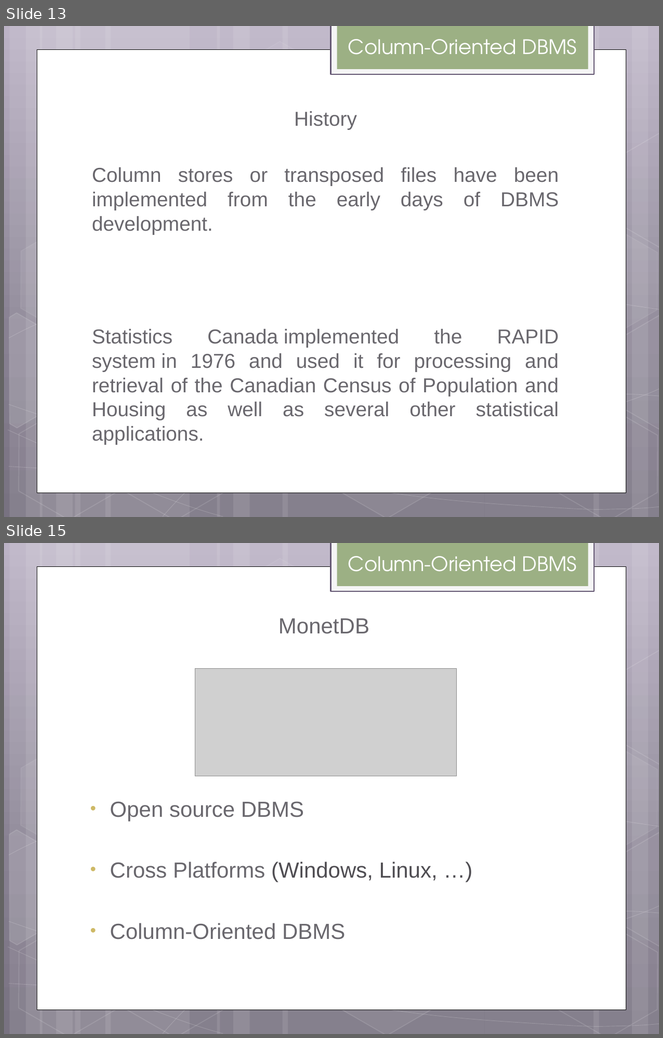
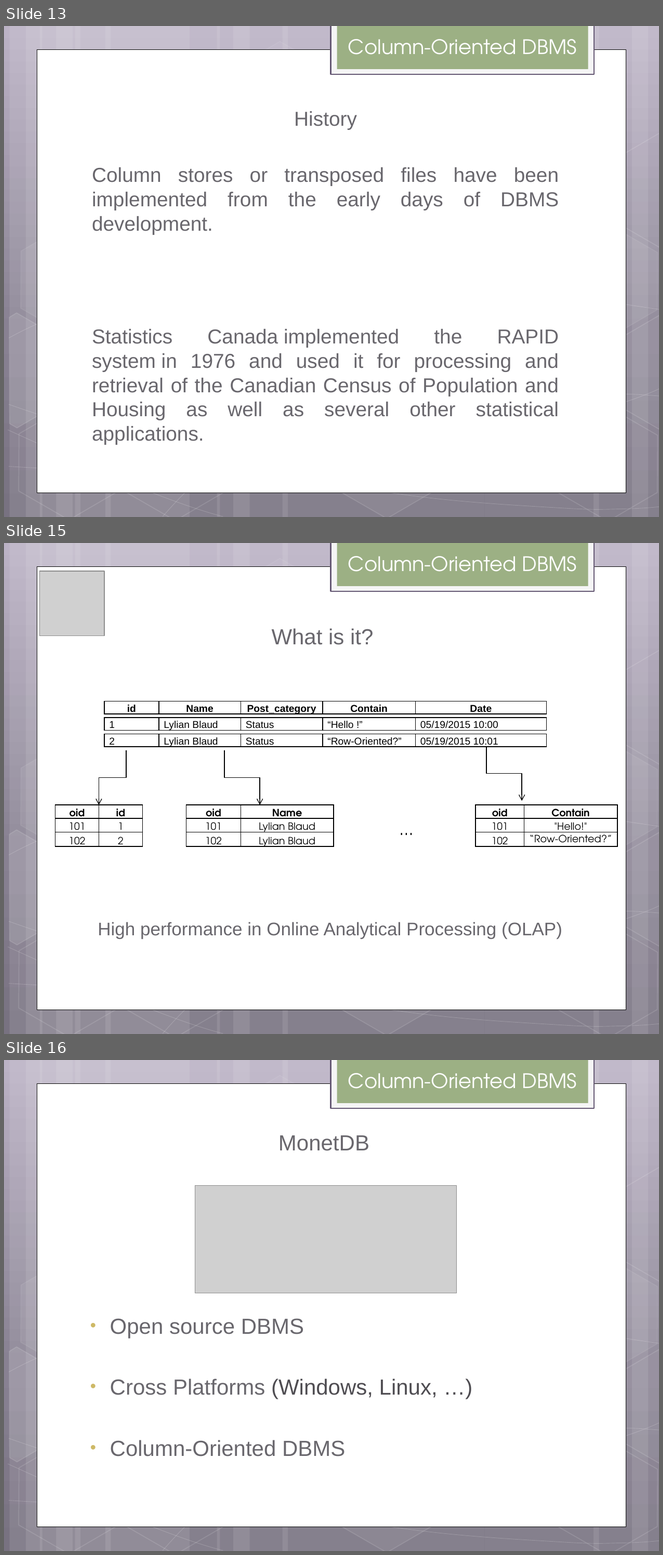
Before and after one commit to helpcat/bigdataworkshop2, a slide deck: slides/MonetDB workshop.pptx. Shown one above the other, each under a label of ours: slides 13 and 15 before the commit, slides 13, 15 and 16 after it; the slides between them are not shown. The pictures are 663x1038 and 663x1555 pixels, drawn with LibreOffice and Linux fonts; fonts in the diff are those of the drawing; grey boxes stand for pictures. Boxes give left, top, right and bottom in pixels: in the first picture for what was removed or moved away, otherwise in the second. Text is boxed around its words. In the diff, an @@ line names an element or a change of style, - is before the commit and + after.

```diff
--- a/slides/MonetDB workshop.pptx
+++ b/slides/MonetDB workshop.pptx
@@ slide 15 added at bbox=[4, 543, 659, 1034], background gradient #BCB3C6 to #898193 to #797282; not listed: 31 template elements that a slide beside it also shows @@
@@ title added at bbox=[348, 556, 577, 572], 22 pt, text #FFFFFF @@
+Column-Oriented DBMS
@@ picture added at bbox=[39, 571, 104, 636] @@
@@ text added at bbox=[272, 628, 373, 645], 24 pt, text #69676D @@
+What is it?
@@ table added at bbox=[104, 702, 546, 716], 1 rows, 5 columns @@
+id | Name | Post_category | Contain | Date
@@ table added at bbox=[104, 718, 546, 732], 1 rows, 5 columns @@
+1 | Lylian Blaud | Status | “Hello !” | 05/19/2015 10:00
@@ table added at bbox=[104, 734, 546, 749], 1 rows, 5 columns @@
+2 | Lylian Blaud | Status | “Row-Oriented?” | 05/19/2015 10:01
@@ elbow arrow added from (126, 750) to (99, 805), #000000 0.75 pt @@
@@ elbow arrow added from (224, 750) to (260, 805), #000000 0.75 pt @@
@@ elbow arrow added from (486, 746) to (522, 801), #000000 0.75 pt @@
@@ table added at bbox=[55, 805, 143, 849], 3 rows, 2 columns @@
+oid | id
+101 | 1
+102 | 2
@@ table added at bbox=[186, 805, 334, 849], 3 rows, 2 columns @@
+oid | Name
+101 | Lylian Blaud
+102 | Lylian Blaud
@@ table added at bbox=[476, 805, 618, 849], 3 rows, 2 columns @@
+oid | Contain
+101 | "Hello!"
+102 | “Row-Oriented?”
@@ text added at bbox=[394, 816, 432, 844], 18 pt, text #000000 @@
+…
@@ text added at bbox=[98, 922, 562, 939], 20 pt, text #69676D @@
+High performance in Online Analytical Processing (OLAP)
@@ what was slide 15 is now slide 16 @@
```
Also in this commit, not shown: 3 slides changed.
